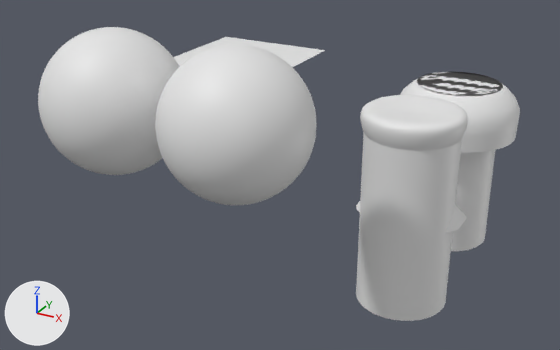
What one commit did to the FBX model Assets/Game/VisualEffects/vfx_objects.fbx.
Both versions are drawn from a camera (50 mm lens) standing at (4.83, -14.44, 7.54) and looking at (-1.88, -2.23, 1.43). Arrows for +X, +Y and +Z are at lower left; the lights stay in place. The picture after the commit comes second.

The older version as bpy lines, for what is in view:
```python
me_cube_014 = bpy.data.meshes.new('Cube.014')
me_cube_014.from_pydata(...)  # 1497 vertices, 1452 faces; spans x -1.08..1.08, y -1.08..1.08, z -0.14..0.38
me_plane = bpy.data.meshes.new('Plane')
me_plane.from_pydata(...)  # 14884 vertices, 14641 faces; spans x -0.99..0.99, y -0.99..0.99, z 0.0
me_sphere_001 = bpy.data.meshes.new('Sphere.001')
me_sphere_001.from_pydata(...)  # 1986 vertices, 2048 faces; spans x -1.0..1.0, y -1.0..1.0, z -1.0..1.0
ob_vfx_ocean = bpy.data.objects.new('vfx_ocean', me_plane)
ob_vfx_ocean.location = (-1.66, -3.83, 4.21)
ob_vfx_sphere_uv = bpy.data.objects.new('vfx_sphere_uv', me_sphere_001)
ob_vfx_sphere_uv.location = (-0.05, -6.69, 4.21)
ob_vfx_water_tube_cap = bpy.data.objects.new('vfx_water_tube_cap', me_cube_014)
ob_vfx_water_tube_cap.location = (0.0, 0.0, 2.06)
# also in view: 'vfx_water_tube_2_cap' at (0.0, 3.19, 1.53); 'vfx_water_tube_2' at (0.0, 3.19, 0.13); 'vfx_sphere_cube' at (-1.98, -6.69, 4.21); 'vfx_water_tube' at (0.0, 0.0, 0.0)
```
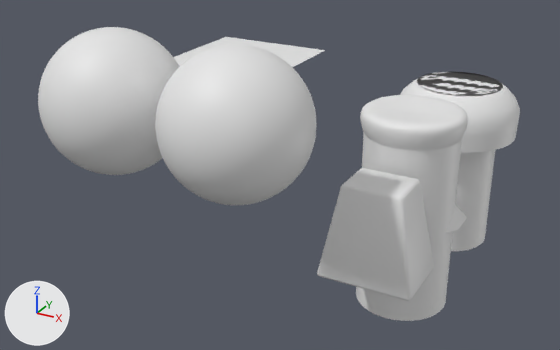
Where the change shows, as pixel boxes (x1, y1, x2, y2) in the pictures (560 x 350 px):
'vfx_block', added
    after: (317, 168, 434, 301)

Edits to the bpy script that builds the scene:
```text
Add me_cube:
    me_cube.from_pydata(...)  # 56 vertices, 54 faces; spans x -0.99..0.99, y -0.73..0.73, z -1.0..1.0
Add ob_vfx_block:
    ob_vfx_block = bpy.data.objects.new('vfx_block', me_cube)
    ob_vfx_block.location = (0.0, -1.65, 0.47)
```
